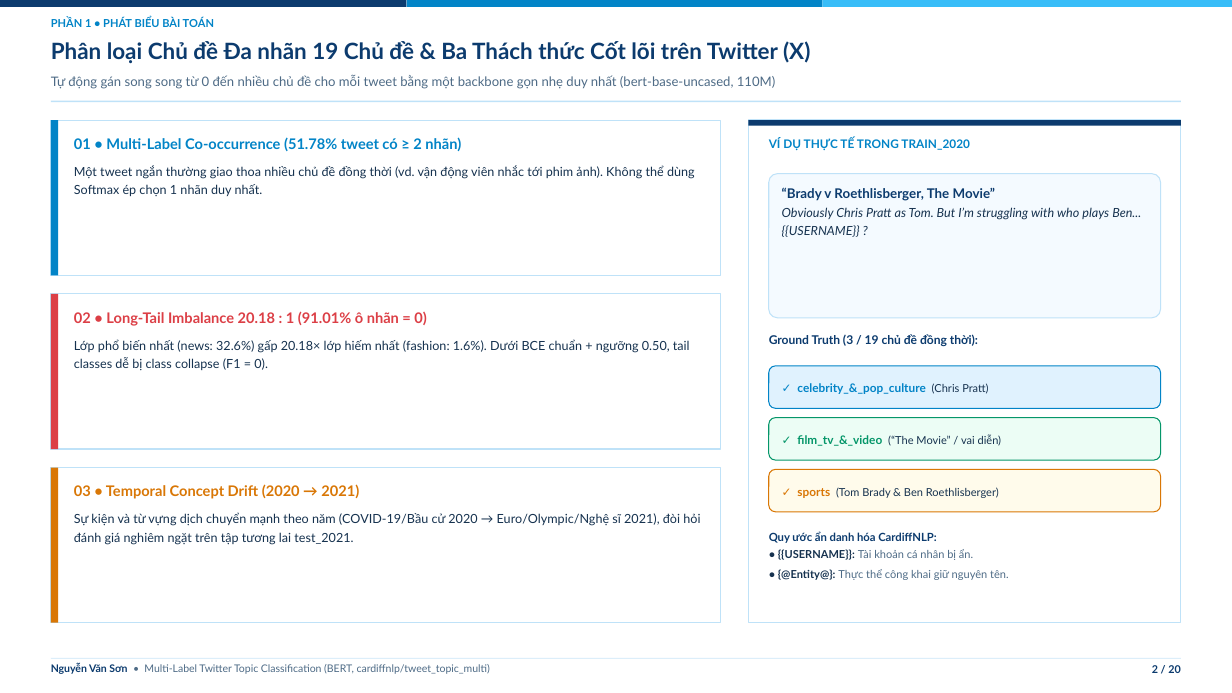
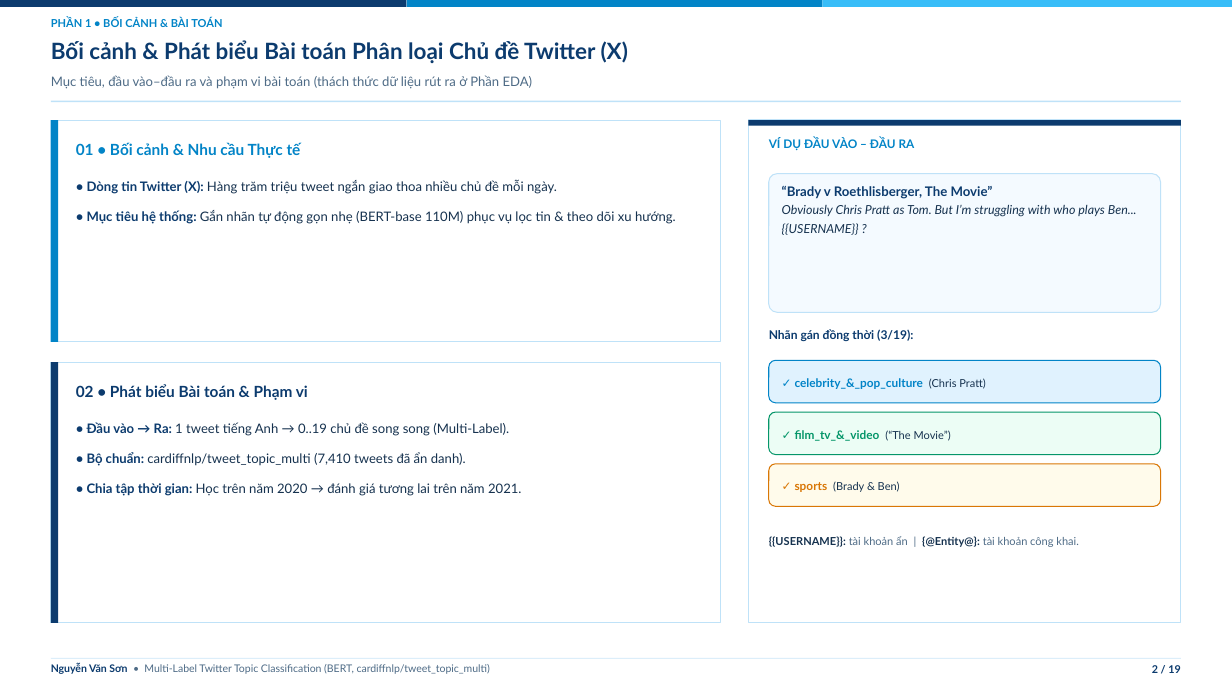
Before and after one commit to cakho6179/tweet_topic_benchmark, a slide deck: slide 2 of presentation/tweet_topic_bert_evaluation.pptx. Drawn at 1232x693 pixels with LibreOffice and Linux fonts; fonts in the diff are those of the drawing; background and template pictures are left out. Boxes give left, top, right and bottom in pixels: in the first picture for what was removed or moved away, otherwise in the second. Text is boxed around its words. In the diff, an @@ line names an element or a change of style, - is before the commit and + after.

```diff
--- a/presentation/tweet_topic_bert_evaluation.pptx
+++ b/presentation/tweet_topic_bert_evaluation.pptx
@@ text at [51,18,222,27]: text changed @@
-PHẦN 1 • PHÁT BIỂU BÀI TOÁN
+PHẦN 1 • BỐI CẢNH & BÀI TOÁN
@@ text at [51,40,628,63]: text changed @@
-Phân loại Chủ đề Đa nhãn 19 Chủ đề & Ba Thách thức Cốt lõi trên Twitter (X)
+Bối cảnh & Phát biểu Bài toán Phân loại Chủ đề Twitter (X)
@@ text at [51,75,533,89]: text changed @@
-Tự động gán song song từ 0 đến nhiều chủ đề cho mỗi tweet bằng một backbone gọn nhẹ duy nhất (bert-base-uncased, 110M)
+Mục tiêu, đầu vào–đầu ra và phạm vi bài toán (thách thức dữ liệu rút ra ở Phần EDA)
@@ rectangle: place and size @@
-rectangle at [51,120,721,275]
+rectangle at [51,120,721,342]
@@ rectangle: place and size @@
-rectangle at [51,120,58,275]
+rectangle at [51,120,58,342]
@@ text at [76,142,676,224]: text changed; size 9.8 to 10.2 pt @@
-01 • Multi-Label Co-occurrence (51.78% tweet có ≥ 2 nhãn)
-Một tweet ngắn thường giao thoa nhiều chủ đề đồng thời (vd. vận động viên nhắc tới phim ảnh). Không thể dùng Softmax ép chọn 1 nhãn duy nhất.
+01 • Bối cảnh & Nhu cầu Thực tế
+• Dòng tin Twitter (X): Hàng trăm triệu tweet ngắn giao thoa nhiều chủ đề mỗi ngày.
+• Mục tiêu hệ thống: Gắn nhãn tự động gọn nhẹ (BERT-base 110M) phục vụ lọc tin & theo dõi xu hướng.
@@ text at [769,138,915,150]: text changed @@
-VÍ DỤ THỰC TẾ TRONG TRAIN_2020
+VÍ DỤ ĐẦU VÀO – ĐẦU RA
@@ rounded rectangle: place and size @@
-rounded rectangle at [769,174,1161,318]
+rounded rectangle at [769,174,1161,312]
@@ text "“Brady v Roethlisberger, The Movie” ..." at [782,186,1137,235]: size 10.4 to 10.3 pt in "“Brady v Roethlisberger, The Movie”"; size 9.8 to 9.7 pt in "Obviously Chris Pratt as Tom. But I’m ..."; line spacing 1.25 to 1.24 @@
@@ text at [769,329,913,341]: text changed @@
-Ground Truth (3 / 19 chủ đề đồng thời):
+Nhãn gán đồng thời (3/19):
@@ rectangle: place and size @@
-rectangle at [51,294,721,449]
+rectangle at [51,362,721,623]
@@ rectangle: place and size @@
-rectangle at [51,294,58,449]
+rectangle at [51,362,58,623]
@@ rectangle at [51,362,58,623]: fill #DC3F46 to #0C3B6E @@
@@ text at [76,384,521,496]: text changed; size 9.8 to 10.2 pt @@
-02 • Long-Tail Imbalance 20.18 : 1 (91.01% ô nhãn = 0)
-Lớp phổ biến nhất (news: 32.6%) gấp 20.18× lớp hiếm nhất (fashion: 1.6%). Dưới BCE chuẩn + ngưỡng 0.50, tail classes dễ bị class collapse (F1 = 0).
+02 • Phát biểu Bài toán & Phạm vi
+• Đầu vào → Ra: 1 tweet tiếng Anh → 0..19 chủ đề song song (Multi-Label).
+• Bộ chuẩn: cardiffnlp/tweet_topic_multi (7,410 tweets đã ẩn danh).
+• Chia tập thời gian: Học trên năm 2020 → đánh giá tương lai trên năm 2021.
@@ text at [795,430,951,441]: text changed; size 8.6 to 9.2 pt; text colour #16324F to #059669; bold on @@
-✓ film_tv_&_video (“The Movie” / vai diễn)
+✓ film_tv_&_video (“The Movie”)
@@ rectangle removed at [51,468,721,623] @@
@@ rectangle removed at [51,468,58,623] @@
@@ 3 rounded rectangles, 1 text: place and size @@
-3 rounded rectangles, 1 text at [769,366,1161,512]
+3 rounded rectangles, 1 text at [769,360,1161,506]
@@ text removed at [74,484,700,545] @@
-03 • Temporal Concept Drift (2020 → 2021)
-Sự kiện và từ vựng dịch chuyển mạnh theo năm (COVID-19/Bầu cử 2020 → Euro/Olympic/Nghệ sĩ 2021), đòi hỏi đánh giá nghiêm ngặt trên tập tương lai test_2021.
@@ text at [795,481,900,492]: text changed @@
-✓ sports (Tom Brady & Ben Roethlisberger)
+✓ sports (Brady & Ben)
@@ text at [769,536,1079,547]: text changed; bold off @@
-Quy ước ẩn danh hóa CardiffNLP:
-• {{USERNAME}}: Tài khoản cá nhân bị ẩn.
-• {@Entity@}: Thực thể công khai giữ nguyên tên.
+{{USERNAME}}: tài khoản ẩn | {@Entity@}: tài khoản công khai.
@@ text at [1152,665,1180,673]: text changed @@
-2 / 20
+2 / 19
```
Also in this commit, not shown: 11 other slides changed, 7 slides added, 8 slides removed, 16 other files.
